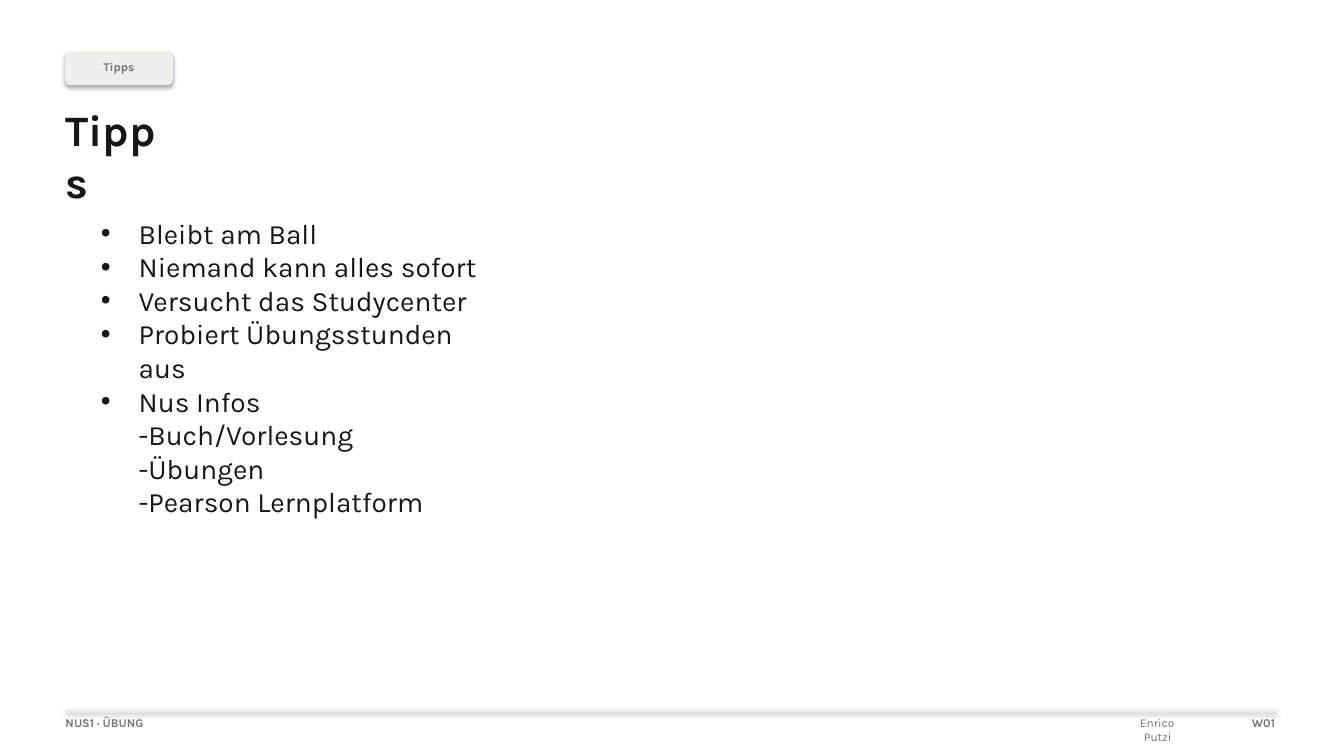
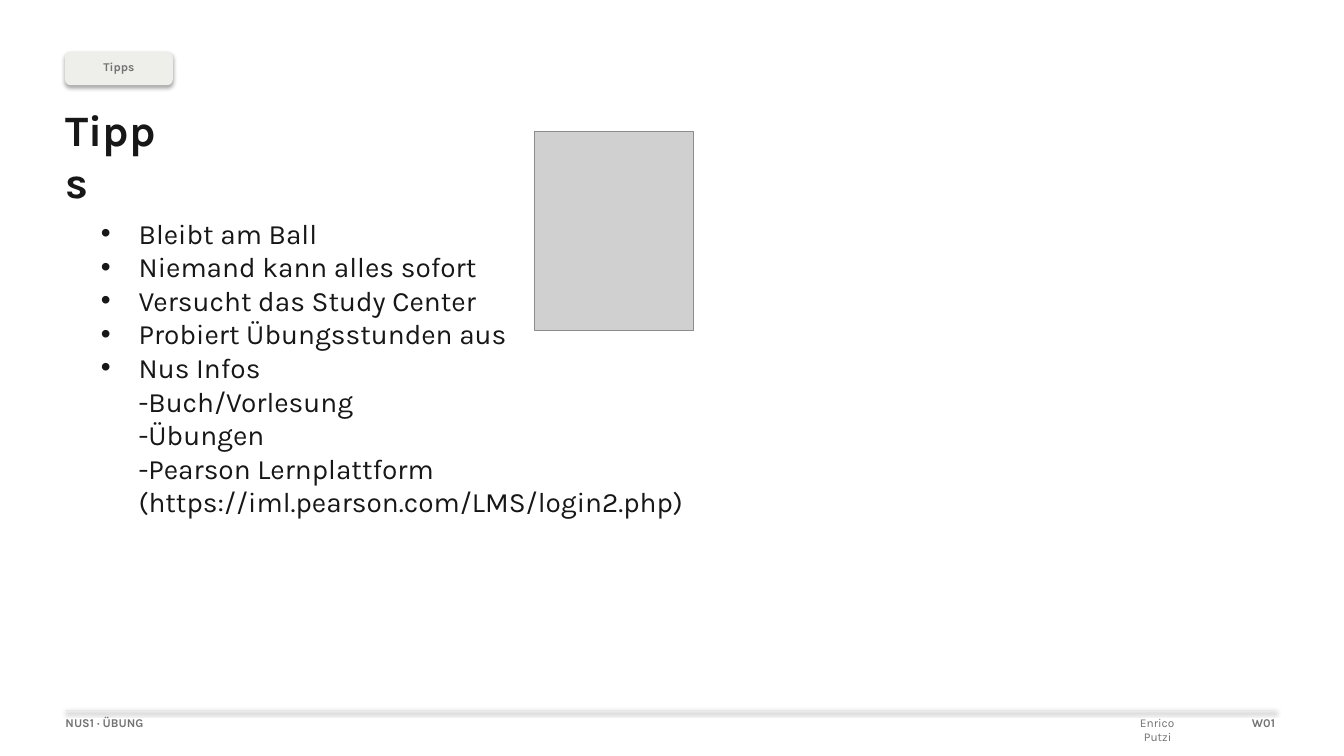
Before and after one commit to eputzi/eputzi.github.io, a slide deck: slide 6 of courses/nus1/files/tips/Organisatorisches.pptx. Drawn at 1344x756 pixels with LibreOffice and Linux fonts; fonts in the diff are those of the drawing; grey boxes stand for pictures. Boxes give left, top, right and bottom in pixels: in the first picture for what was removed or moved away, otherwise in the second. Text is boxed around its words. In the diff, an @@ line names an element or a change of style, - is before the commit and + after.

```diff
--- a/courses/nus1/files/tips/Organisatorisches.pptx
+++ b/courses/nus1/files/tips/Organisatorisches.pptx
@@ picture added at <box>535,131,694,330</box> @@
@@ text at <box>139,292,476,318</box>: text changed @@
-• Versucht das Studycenter
+• Versucht das Study Center
@@ text at <box>139,358,683,519</box>: text changed @@
-• Nus Infos
-  -Buch/Vorlesung
-  -Übungen
-  -Pearson Lernplatform
+• Nus Infos
+  -Buch/Vorlesung
+  -Übungen
+  -Pearson Lernplattform (https://iml.pearson.com/LMS/login2.php)
```
Also in this commit, not shown: 4 other slides changed, 5 other files.
